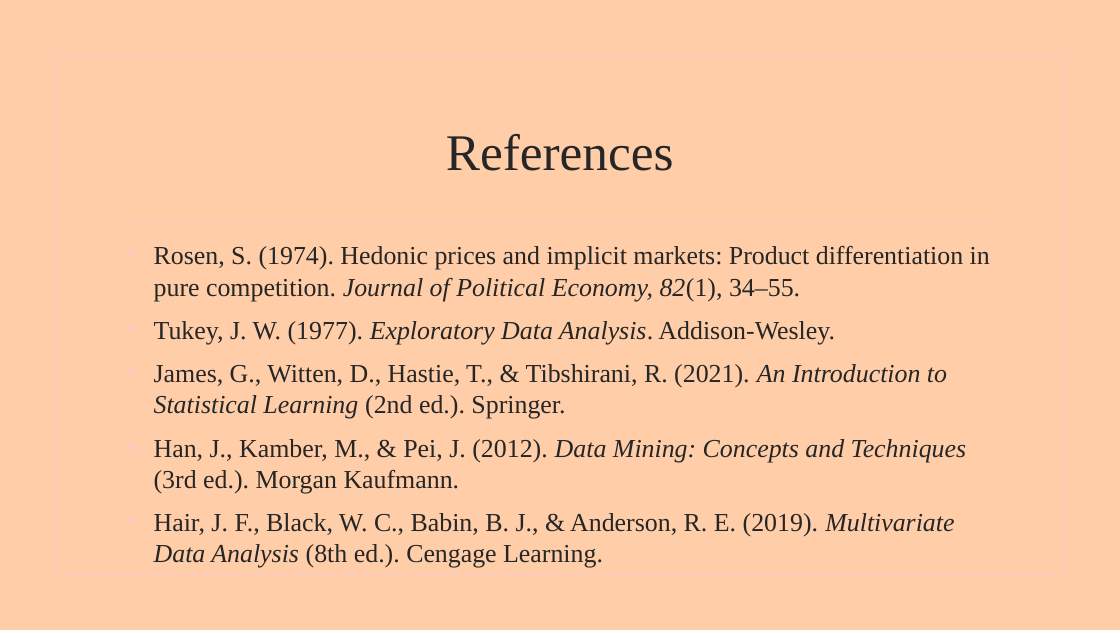
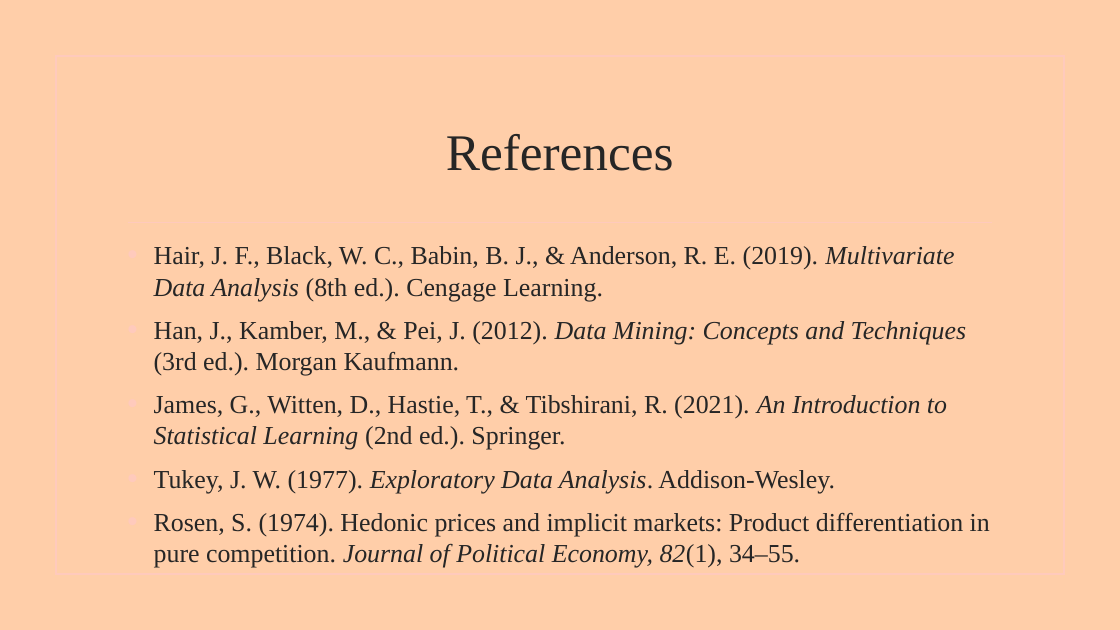
Before and after one commit to Ayomikun721/EXPLORATORY-DATA-ANALYSIS, a slide deck: slide 58 of AYOMIKUN EDA.pptx (slide 57 before the commit). Drawn at 1120x630 pixels with LibreOffice and Linux fonts; fonts in the diff are those of the drawing; background and template pictures are left out. Boxes give left, top, right and bottom in pixels: in the first picture for what was removed or moved away, otherwise in the second. Text is boxed around its words. In the diff, an @@ line names an element or a change of style, - is before the commit and + after.

```diff
--- a/AYOMIKUN EDA.pptx
+++ b/AYOMIKUN EDA.pptx
@@ text at (x1=154, y1=246, x2=966, y2=494): paragraphs added @@
+• Hair, J. F., Black, W. C., Babin, B. J., & Anderson, R. E. (2019). Multivariate Data Analysis (8th ed.). Cengage Learning.
+• Han, J., Kamber, M., & Pei, J. (2012). Data Mining: Concepts and Techniques (3rd ed.). Morgan Kaufmann.
+• James, G., Witten, D., Hastie, T., & Tibshirani, R. (2021). An Introduction to Statistical Learning (2nd ed.). Springer.
+• Tukey, J. W. (1977). Exploratory Data Analysis. Addison-Wesley.
@@ text at (x1=154, y1=321, x2=966, y2=536): paragraphs removed @@
-• Tukey, J. W. (1977). Exploratory Data Analysis. Addison-Wesley.
-• James, G., Witten, D., Hastie, T., & Tibshirani, R. (2021). An Introduction to Statistical Learning (2nd ed.). Springer.
-• Han, J., Kamber, M., & Pei, J. (2012). Data Mining: Concepts and Techniques (3rd ed.). Morgan Kaufmann.
-• Hair, J. F., Black, W. C., Babin, B. J., & Anderson, R. E. (2019). Multivariate Data Analysis (8th ed.). Cengage Learning.
```
Also in this commit, not shown: 5 other slides changed, 1 slide added, 2 other files.
